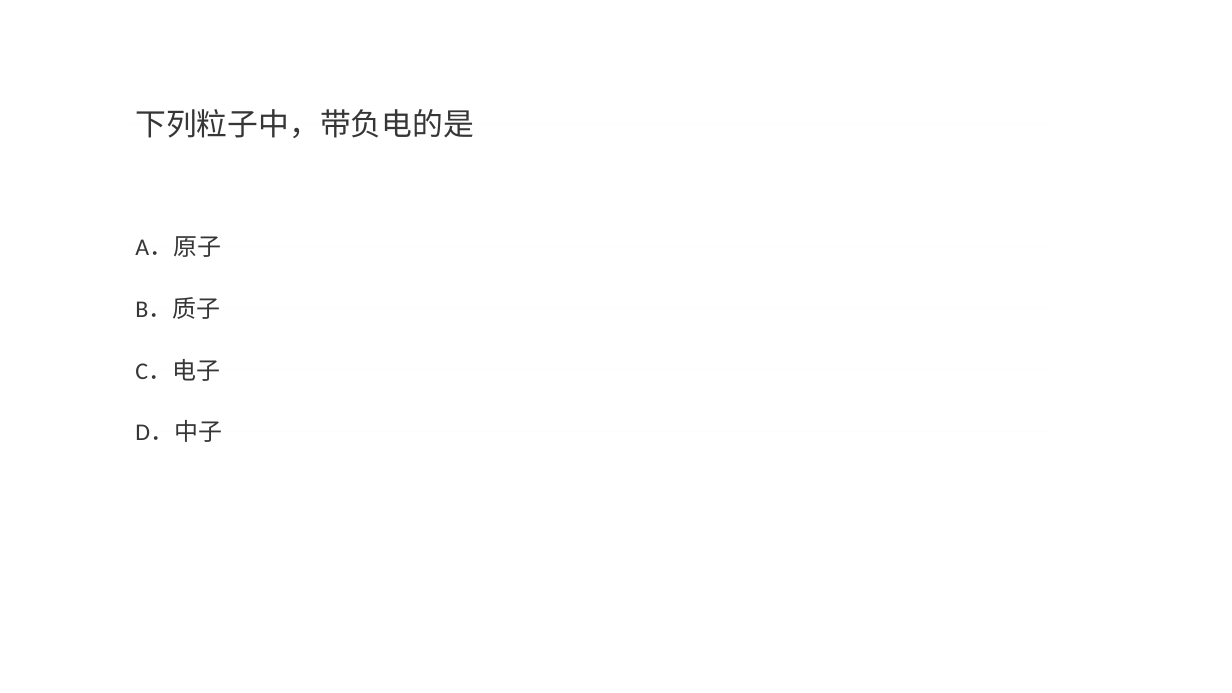
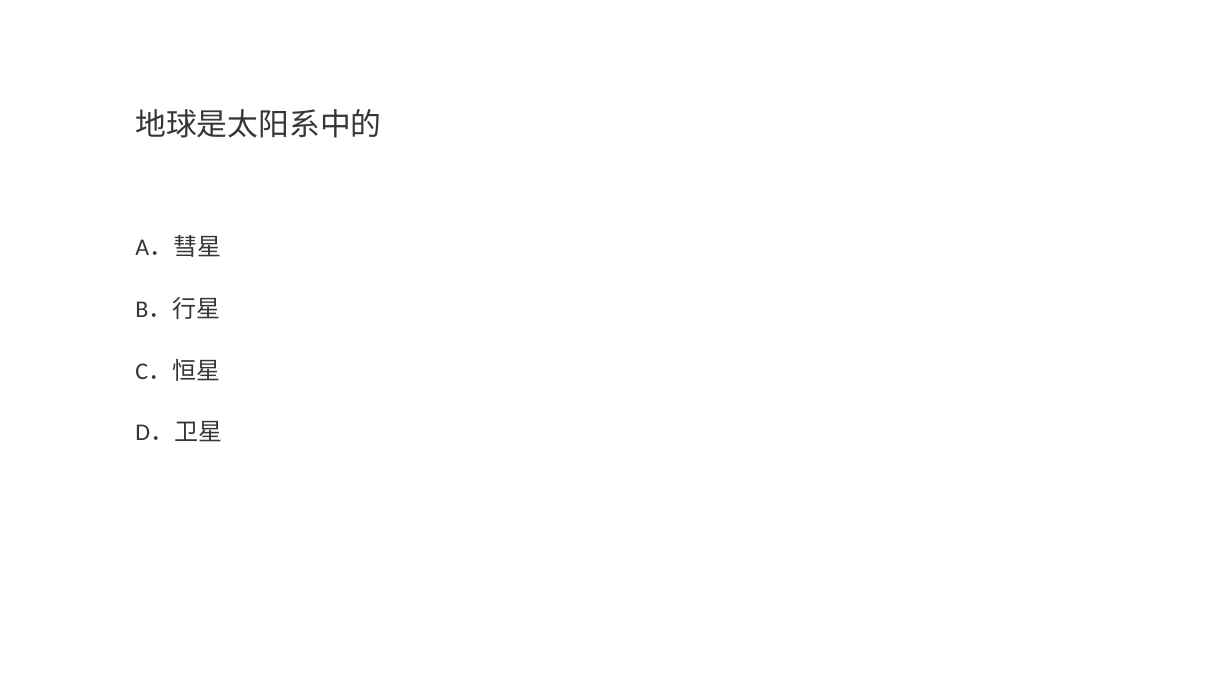
Before and after one commit to momoko8443/mang_project, a slide deck: slide 1 of question.pptx. Drawn at 1232x693 pixels with LibreOffice and Linux fonts; fonts in the diff are those of the drawing. Boxes give left, top, right and bottom in pixels: in the first picture for what was removed or moved away, otherwise in the second. Text is boxed around its words. In the diff, an @@ line names an element or a change of style, - is before the commit and + after.

```diff
--- a/question.pptx
+++ b/question.pptx
@@ text at bbox=[135, 109, 381, 138]: text changed @@
-下列粒子中，带负电的是
+地球是太阳系中的
@@ text at bbox=[135, 235, 221, 257]: text changed @@
-A．原子
+A．彗星
@@ text at bbox=[135, 297, 220, 319]: text changed @@
-B．质子
+B．行星
@@ text at bbox=[135, 359, 220, 381]: text changed @@
-C．电子
+C．恒星
@@ text at bbox=[135, 421, 222, 442]: text changed @@
-D．中子
+D．卫星
```
Also in this commit, not shown: 3 other slides changed, 4 slides added, 2 slides removed, 2 other files.
